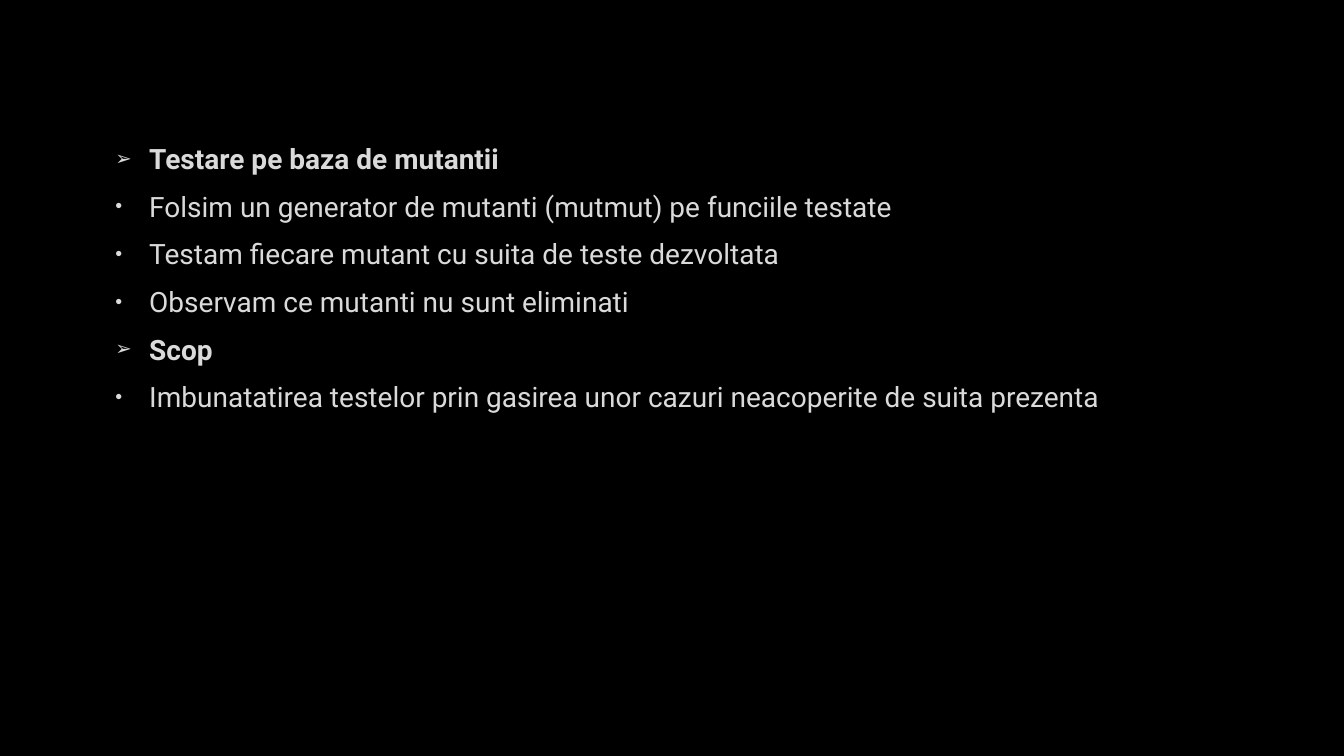
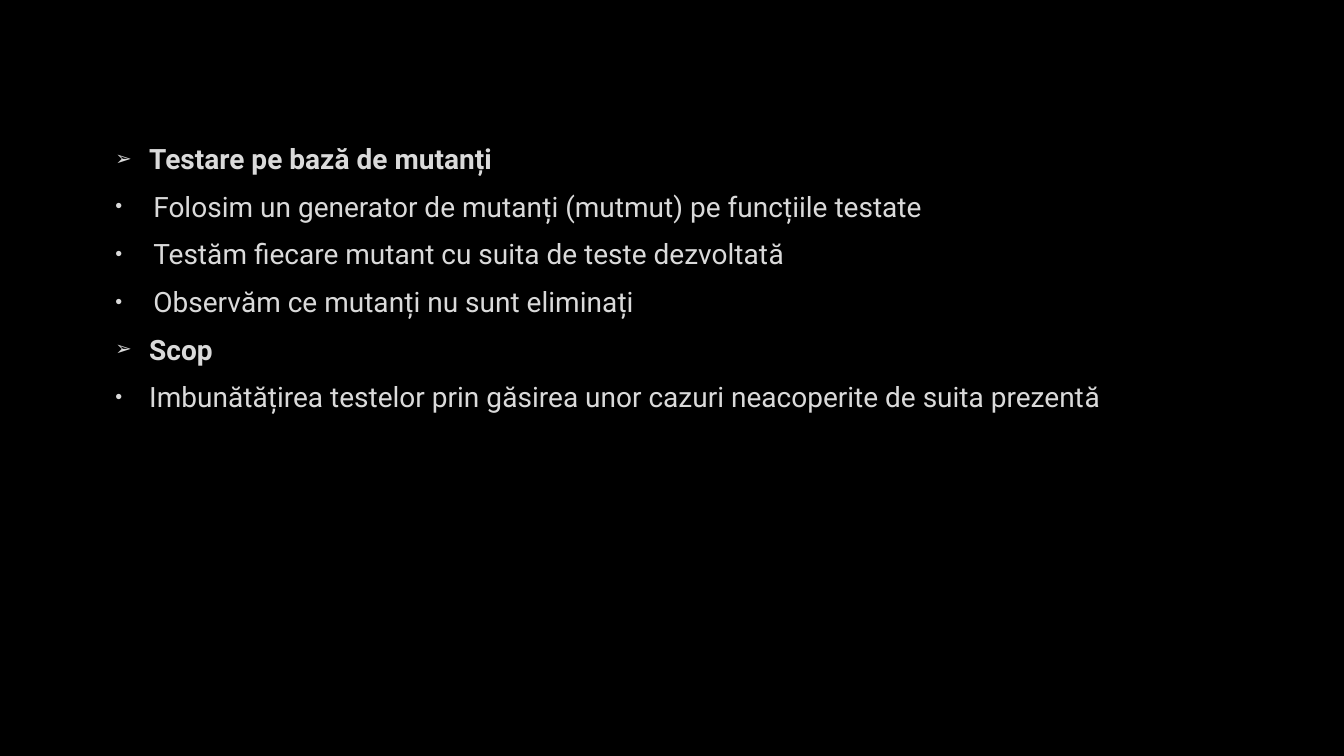
Before and after one commit to Cristi104/TSS-python, a slide deck: slide 7 of docs/Prezentare.pptx. Drawn at 1344x756 pixels with LibreOffice and Linux fonts; fonts in the diff are those of the drawing; background and template pictures are left out. Boxes give left, top, right and bottom in pixels: in the first picture for what was removed or moved away, otherwise in the second. Text is boxed around its words. In the diff, an @@ line names an element or a change of style, - is before the commit and + after.

```diff
--- a/docs/Prezentare.pptx
+++ b/docs/Prezentare.pptx
@@ text at (x1=149, y1=148, x2=922, y2=319): text changed @@
-➢ Testare pe baza de mutantii
-• Folsim un generator de mutanti (mutmut) pe funciile testate
-• Testam fiecare mutant cu suita de teste dezvoltata
-• Observam ce mutanti nu sunt eliminati
+➢ Testare pe bază de mutanți
+• Folosim un generator de mutanți (mutmut) pe funcțiile testate
+• Testăm fiecare mutant cu suita de teste dezvoltată
+• Observăm ce mutanți nu sunt eliminați
@@ text at (x1=149, y1=386, x2=1100, y2=414): text changed @@
-• Imbunatatirea testelor prin gasirea unor cazuri neacoperite de suita prezenta
+• Imbunătățirea testelor prin găsirea unor cazuri neacoperite de suita prezentă
```
Also in this commit, not shown: 2 other slides changed, 1 other file.
